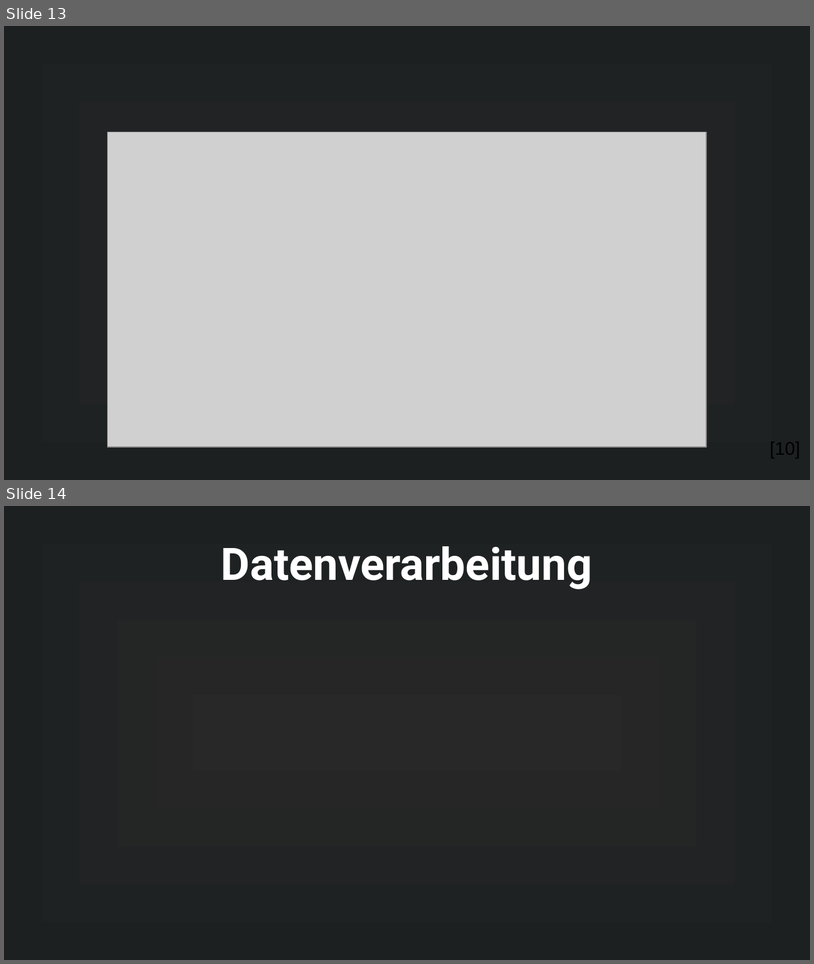
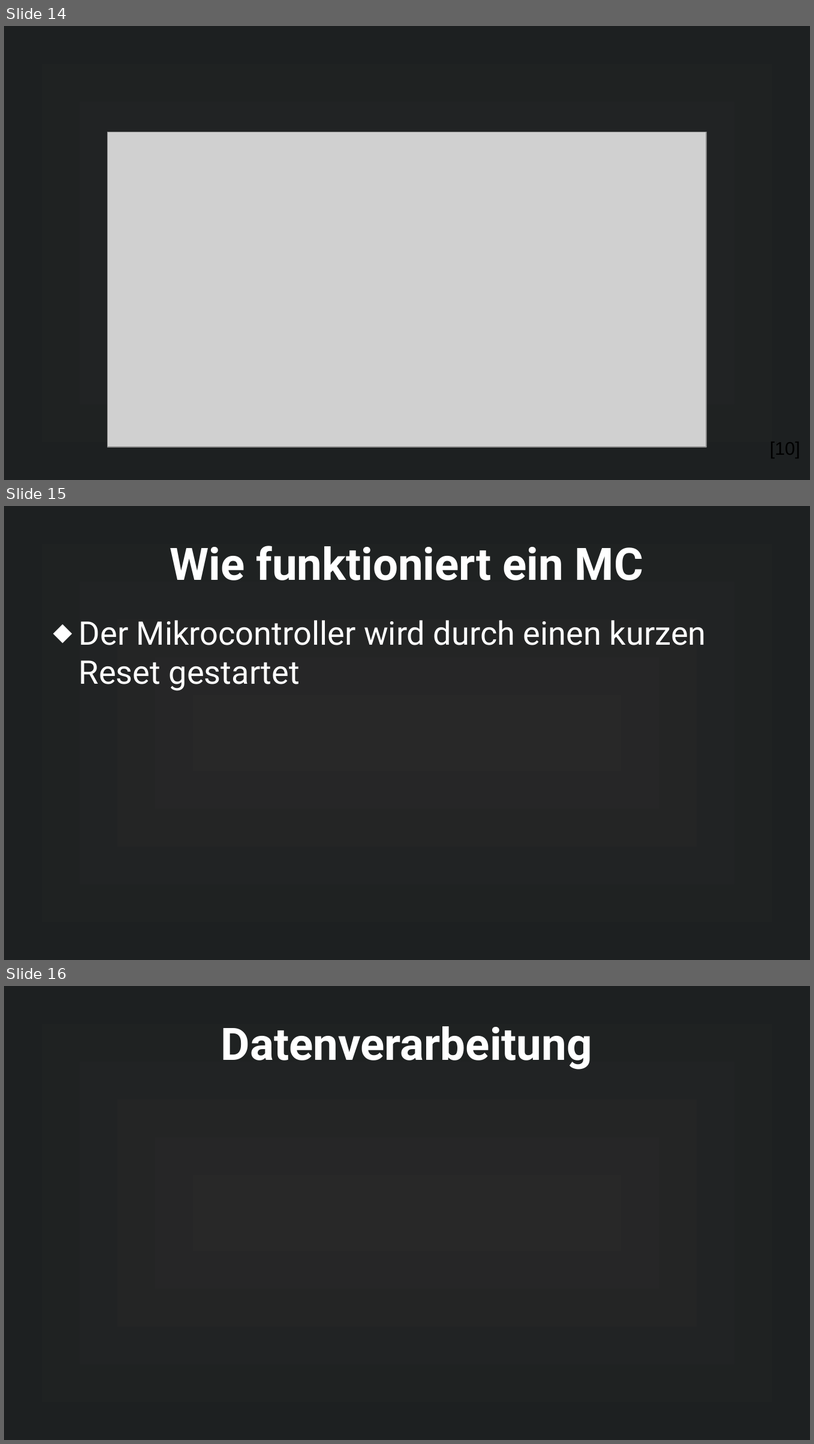
Before and after one commit to MuffinKran24/IMP_GFS, a slide deck: Mikrocontroller_GFS.odp. Shown one above the other, each under a label of ours: slides 13 and 14 before the commit, slides 14, 15 and 16 after it. The pictures are 814x964 and 814x1444 pixels, drawn with LibreOffice and Linux fonts; fonts in the diff are those of the drawing; grey boxes stand for pictures; background and template pictures are left out. Boxes give left, top, right and bottom in pixels: in the first picture for what was removed or moved away, otherwise in the second. Text is boxed around its words. In the diff, an @@ line names an element or a change of style, - is before the commit and + after.

```diff
--- a/Mikrocontroller_GFS.odp
+++ b/Mikrocontroller_GFS.odp
@@ slide 15 added at [4, 506, 810, 960], background gradient #282828 to #1D2021 @@
@@ title added at [170, 546, 644, 580], 44 pt, text #FFFFFF, bold @@
+Wie funktioniert ein MC
@@ text added at [79, 620, 707, 691], 32 pt, text #FFFFFF @@
+⬥ Der Mikrocontroller wird durch einen kurzen Reset gestartet
@@ what was slide 13 is now slide 14 @@
@@ what was slide 14 is now slide 16 @@
```
Also in this commit, not shown: 1 slide changed, 1 other slide added, 1 slide removed, 46 other files.
